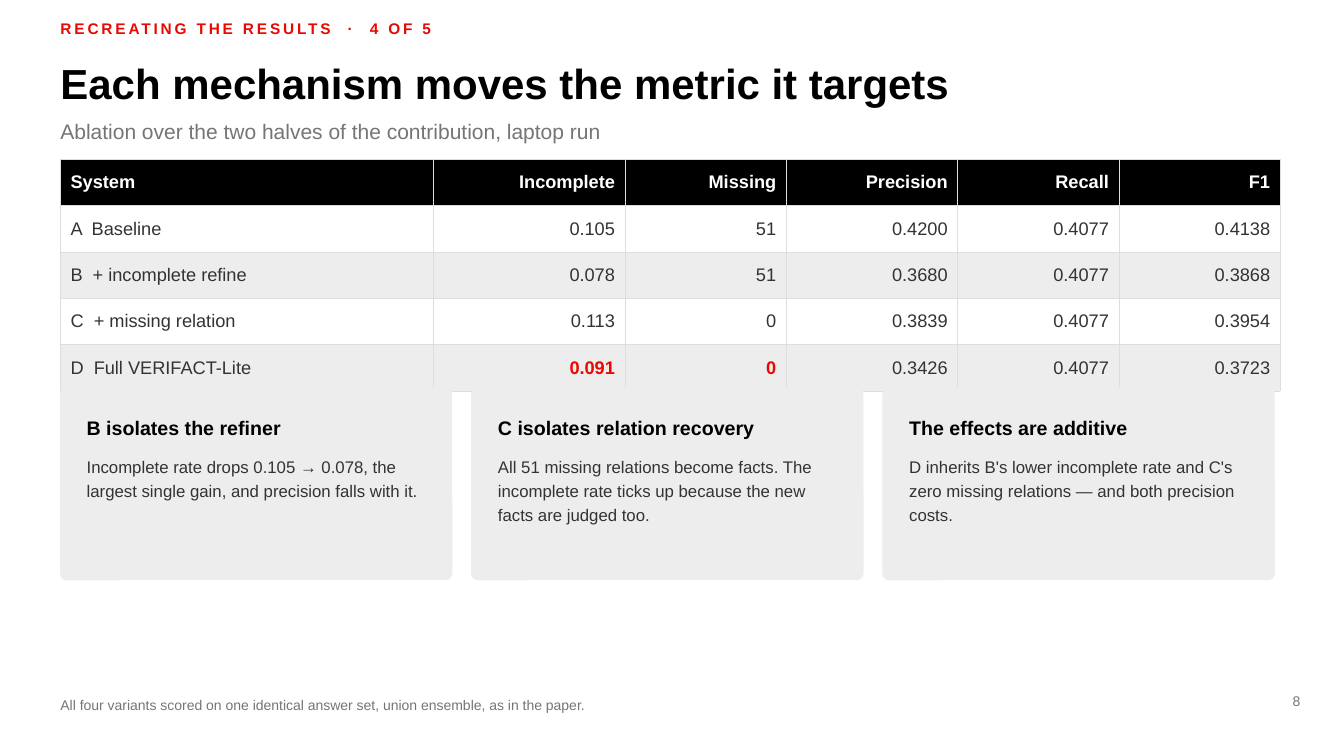
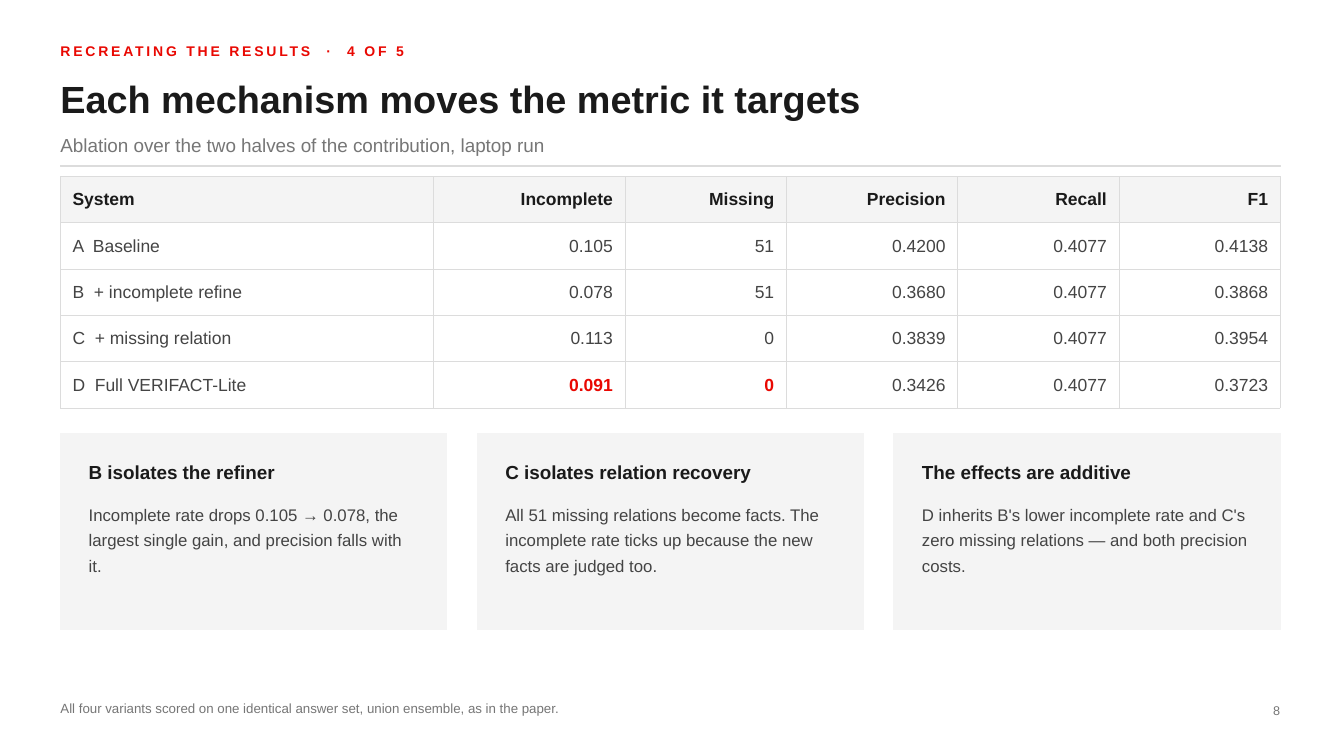
Before and after one commit to MadhavKrishna06/Verifact-Lite, a slide deck: slide 8 of presentation/VERIFACT-Lite-TTU.pptx. Drawn at 1344x756 pixels with LibreOffice and Linux fonts; fonts in the diff are those of the drawing. Boxes give left, top, right and bottom in pixels: in the first picture for what was removed or moved away, otherwise in the second. Text is boxed around its words. In the diff, an @@ line names an element or a change of style, - is before the commit and + after.

```diff
--- a/presentation/VERIFACT-Lite-TTU.pptx
+++ b/presentation/VERIFACT-Lite-TTU.pptx
@@ text "RECREATING THE RESULTS · 4 ...": place and size @@
-text "RECREATING THE RESULTS · 4 ..." at [370,23,431,34]
+text "RECREATING THE RESULTS · 4 ..." at [347,46,404,56]
@@ text "RECREATING THE RESULTS · 4 ..." at [347,46,404,56]: size 11 to 10 pt @@
@@ text "Each mechanism moves the metric ...": place and size @@
-text "Each mechanism moves the metric ..." at [60,68,949,107]
+text "Each mechanism moves the metric ..." at [60,85,860,121]
@@ text "Each mechanism moves the metric ..." at [60,85,860,121]: size 30 to 27 pt, text colour #000000 to #1A1A1A @@
@@ text "Ablation over the two halves ...": place and size @@
-text "Ablation over the two halves ..." at [60,124,600,143]
+text "Ablation over the two halves ..." at [60,138,544,156]
@@ text "Ablation over the two halves ..." at [60,138,544,156]: size 15 to 13.5 pt, text colour #757575 to #767676 @@
@@ table at [60,176,1280,395] @@
@@ fill #000000 to #F4F4F4 in row 1 @@
@@ fill #EDEDED to #FFFFFF in 12 cells @@
@@ size 13 to 12.5 pt @@
@@ text colour #FFFFFF to #1A1A1A in "System", "Incomplete", "Missing", "Precision" and 2 more places @@
@@ text colour #333333 to #444444 in "A Baseline", "0.105", "51", "0.4200" and 18 more places @@
@@ borders changed @@
@@ table: place and size @@
-table at [60,159,1280,378]
+table at [60,176,1280,395]
@@ rectangle added at [60,165,1280,166], fill #DCDCDC, outline #DCDCDC 0.25 pt @@
@@ rounded rectangle removed at [60,388,452,580] @@
@@ rounded rectangle removed at [472,388,863,580] @@
@@ rounded rectangle removed at [883,388,1274,580] @@
@@ rectangle added at [60,434,447,630], fill #F4F4F4, outline #F4F4F4 0.75 pt @@
@@ rectangle added at [477,434,863,630], fill #F4F4F4, outline #F4F4F4 0.75 pt @@
@@ rectangle added at [894,434,1280,630], fill #F4F4F4, outline #F4F4F4 0.75 pt @@
@@ text "B isolates the refiner": place and size @@
-text "B isolates the refiner" at [87,420,281,436]
+text "B isolates the refiner" at [89,465,275,479]
@@ text "C isolates relation recovery": place and size @@
-text "C isolates relation recovery" at [498,420,754,439]
+text "C isolates relation recovery" at [505,465,750,483]
@@ size 14 to 13.5 pt, text colour #000000 to #1A1A1A in 3 elements at [505,465,750,483], [89,465,275,479], [922,465,1131,479] @@
@@ text "The effects are additive": place and size @@
-text "The effects are additive" at [909,420,1127,436]
+text "The effects are additive" at [922,465,1131,479]
@@ text "Incomplete rate drops 0.105 → ...": place and size @@
-text "Incomplete rate drops 0.105 → ..." at [87,461,417,501]
+text "Incomplete rate drops 0.105 → ..." at [89,509,402,572]
@@ text "All 51 missing relations become ...": place and size @@
-text "All 51 missing relations become ..." at [498,461,812,525]
+text "All 51 missing relations become ..." at [505,509,819,576]
@@ text colour #333333 to #444444; line spacing 1.2 to 1.25 in 3 elements at [89,509,402,572], [505,509,819,576], [922,509,1247,572] @@
@@ text "D inherits B's lower incomplete ...": place and size @@
-text "D inherits B's lower incomplete ..." at [909,461,1234,521]
+text "D inherits B's lower incomplete ..." at [922,509,1247,572]
@@ text "All four variants scored on ..." at [60,703,559,716]: size 10 to 9.5 pt, text colour #757575 to #767676 @@
@@ page number: place and size @@
-page number at [1293,696,1301,706]
+page number at [1273,706,1280,715]
@@ page number at [1273,706,1280,715]: size 10 to 9 pt, text colour #757575 to #767676 @@
```
Also in this commit, not shown: 18 other slides changed, 1 other file.
